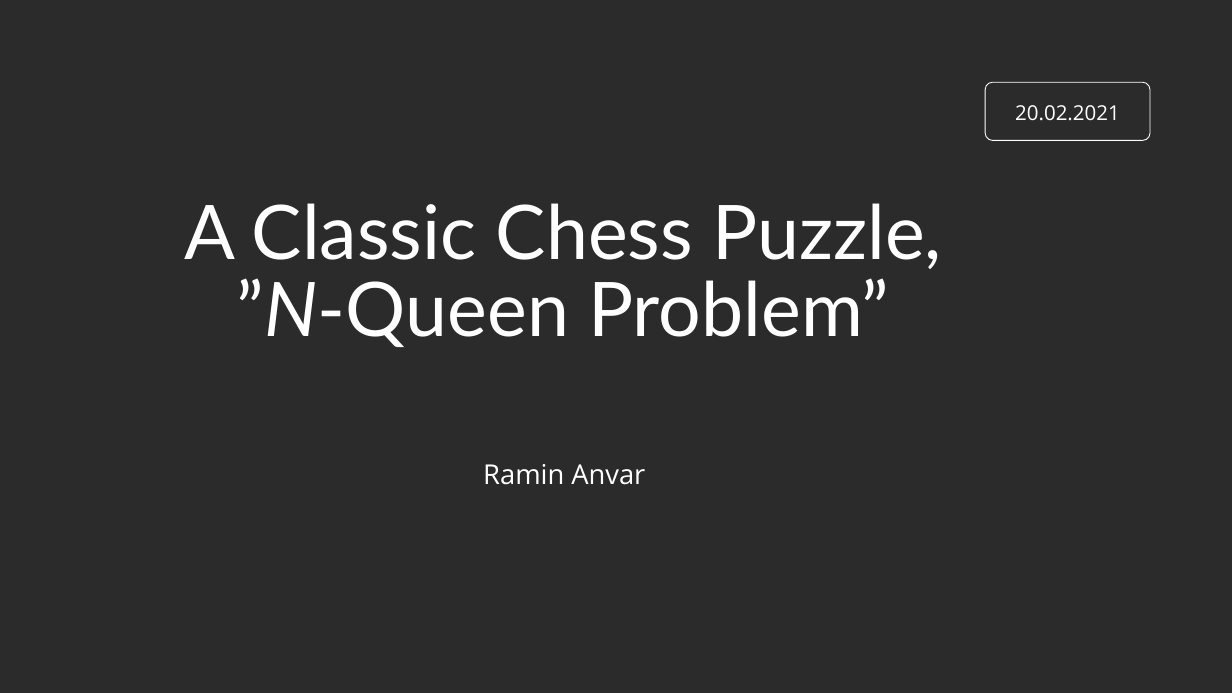
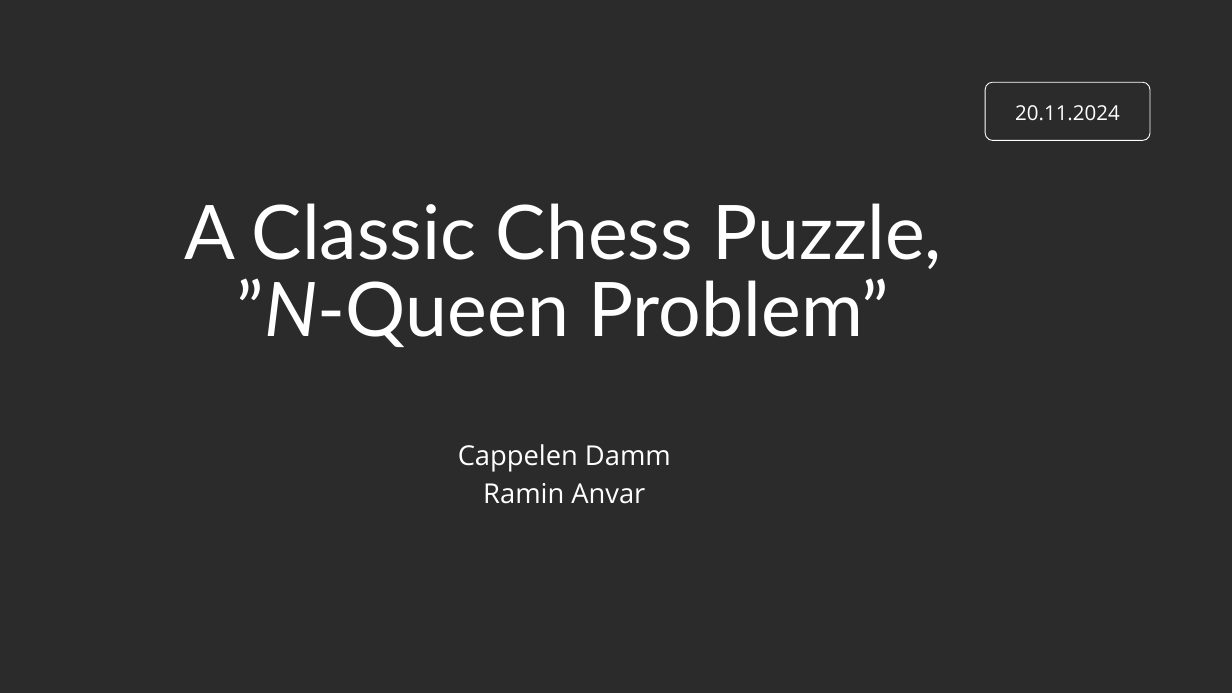
Before and after one commit to ramina1964/NQueen, a slide deck: slide 1 of Documentation/NQueen Presentation.pptx. Drawn at 1232x693 pixels with LibreOffice and Linux fonts; fonts in the diff are those of the drawing; background and template pictures are left out; a plain dark background stands for a picture behind light text. Boxes give left, top, right and bottom in pixels: in the first picture for what was removed or moved away, otherwise in the second. Text is boxed around its words. In the diff, an @@ line names an element or a change of style, - is before the commit and + after.

```diff
--- a/Documentation/NQueen Presentation.pptx
+++ b/Documentation/NQueen Presentation.pptx
@@ text at box(1015, 105, 1120, 121): text changed @@
-20.02.2021
+20.11.2024
@@ subtitle "Cappelen Damm": place and size @@
-subtitle "Cappelen Damm" at box(483, 464, 645, 485)
+subtitle "Cappelen Damm" at box(458, 444, 671, 504)
@@ subtitle at box(458, 444, 671, 472): paragraph added @@
+Cappelen Damm
@@ subtitle at box(483, 483, 645, 504): alignment left to centre @@
```
Also in this commit, not shown: 2 other slides changed, 5 other files.
